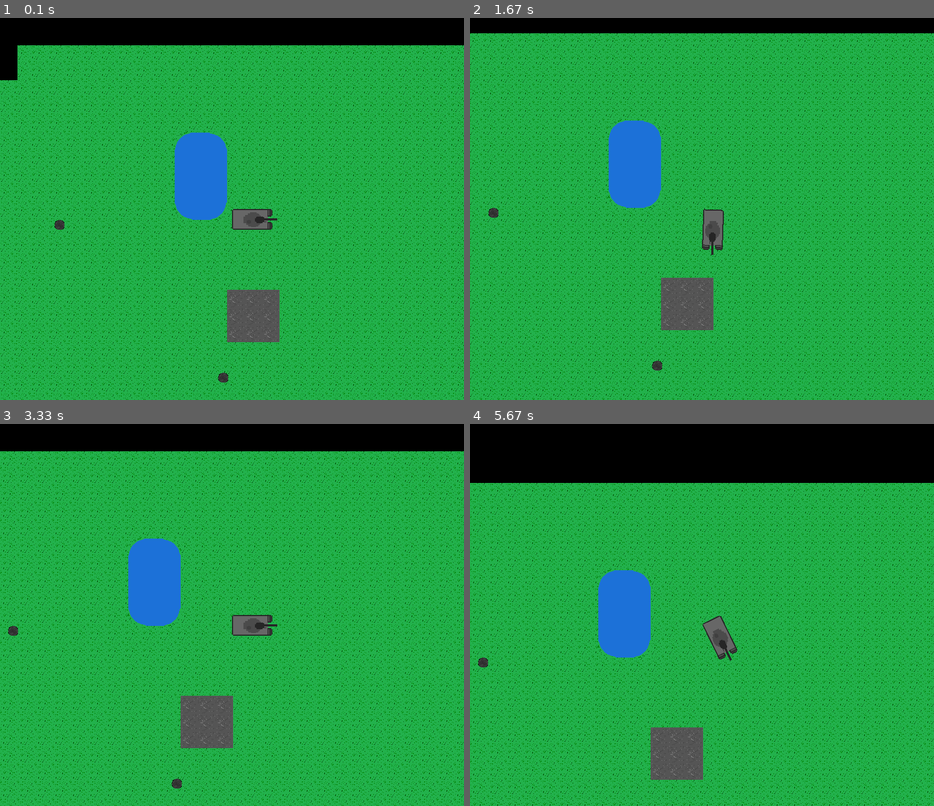
Above: before the commit, frames 1-4 (two rows, left to right).
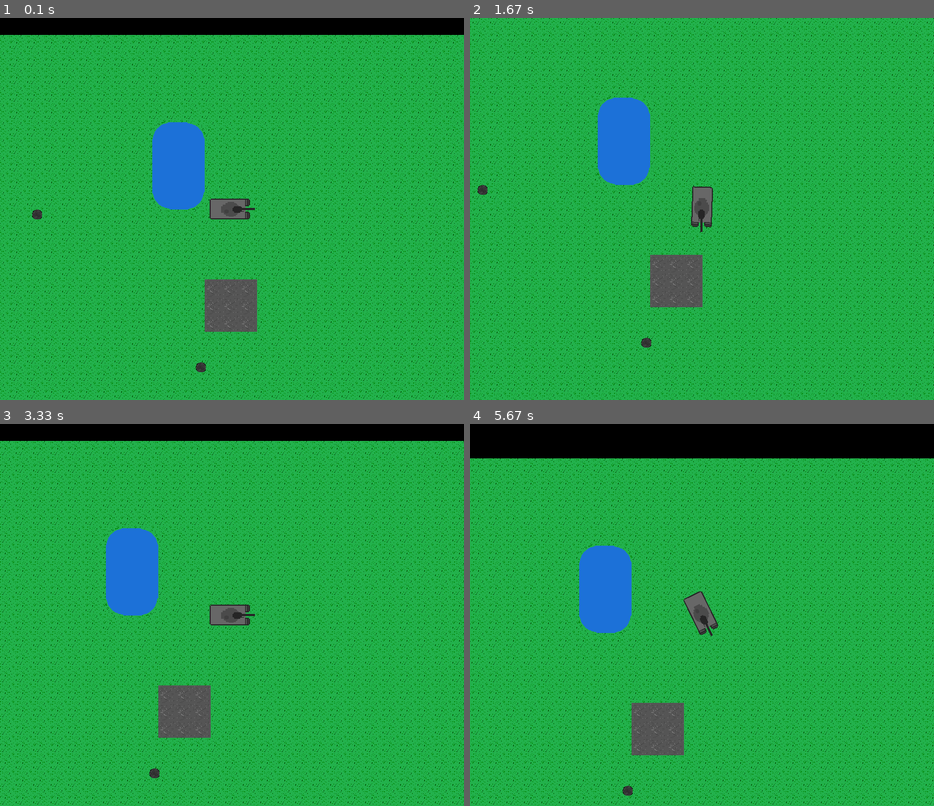
Above: after the commit, the same moments.

Repository: andrew-karppinen/pygame-simple-object
Game: pygame game, started from example.py
Two runs of this game, one before a commit and one after it. Both use one fixed random seed, a clock stepped at 60 frames per second and the inputs below.
Inputs:
- Up to frame 1 (0.1 s): no input
- Up to frame 2 (1.67 s): hold Right 0.33-0.8 s; hold Up 0.83-1.13 s; hold Right 1.17-1.63 s
- Up to frame 3 (3.33 s): hold Left 1.67-2.2 s; hold Down 2.23-2.53 s; hold Left 2.57-2.97 s; hold Up from 3 s (still down)
- Up to frame 4 (5.67 s): release Up at 3.37 s; hold Right 3.4-4.03 s; hold Down 4.07-4.43 s; hold Left 4.47-4.93 s; hold Right 4.97-5.43 s; hold Up from 5.47 s (still down)

The runs differ from the first frame. In frame 1, 22% of the frame differs, in the area x 0-100%, y 4-100%; in frame 2, 23%; in frame 3, 22%; in frame 4, 24%, in the area x 0-100%, y 9-100%.

Commit message:
Updated camera tracking system

Diff:
--- a/pygamesimpleobject/draw.py
+++ b/pygamesimpleobject/draw.py
@@ -38,25 +38,30 @@
 
     else: #camera tracking system:
         #draw objects
+
+        screen_center_x = (tracked_object.position_x_+tracked_object.object_size_x_//2) - screen_sixe_x // 2 #calculate center of screen
+        screen_center_y = (tracked_object.position_y_+tracked_object.object_size_y_//2) - screen_sixe_y // 2 #calculate center of screen
+
+
         for i in (list1):
             rect_copy = deepcopy(i.rect_)
-            rect_copy[0] -= tracked_object.position_x_ - screen_sixe_x // 2
-            rect_copy[1] -= tracked_object.position_y_ - screen_sixe_y // 2
+            rect_copy[0] -= screen_center_x
+            rect_copy[1] -= screen_center_y
 
             if i.image_ != None: #only if the image exists
                 surface.blit(i.image_,rect_copy) #draw object
 
         for i in (list2):
             rect_copy = deepcopy(i.rect_)
-            rect_copy[0] -= tracked_object.position_x_ - screen_sixe_x // 2
-            rect_copy[1] -= tracked_object.position_y_ - screen_sixe_y // 2
+            rect_copy[0] -= screen_center_x
+            rect_copy[1] -= screen_center_y
 
             if i.image_ != None: #only if the image exists
                 surface.blit(i.image_,rect_copy) #draw object
 
         for i in (list3):
             rect_copy = deepcopy(i.rect_)
-            rect_copy[0] -= tracked_object.position_x_ - screen_sixe_x // 2
-            rect_copy[1] -= tracked_object.position_y_ - screen_sixe_y // 2
+            rect_copy[0] -= screen_center_x
+            rect_copy[1] -= screen_center_y
             if i.image_ != None: #only if the image exists
                 surface.blit(i.image_, rect_copy) #draw object
